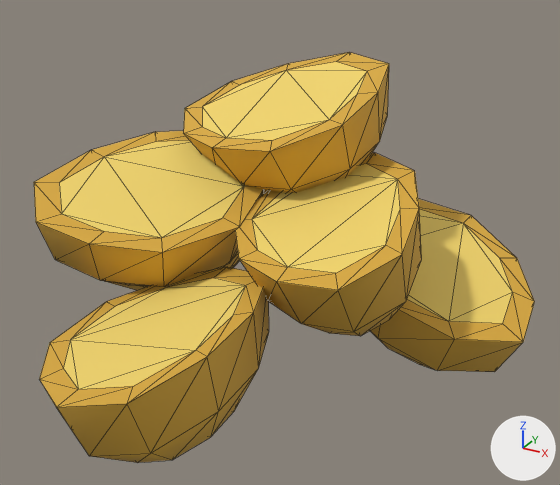
A saved change to the glTF model godot/assets/models/food/cachelos/cachelos_pieces.glb.
Camera for both pictures: a camera (50 mm lens) standing at (0.227, -0.368, 0.266) and looking at (0.03, -0.009, 0.086). Arrows for +X, +Y and +Z are at lower right; the lights stay in place. The older version comes first. Mesh edges are drawn as thin lines. Where no turn or scale is listed for an object, it has been applied to the vertices. Vertices at exactly the same position are counted once.

Objects in the first picture: 'cachelos_pieces_a', 'cachelos_pieces_b', 'cachelos_pieces_c'.
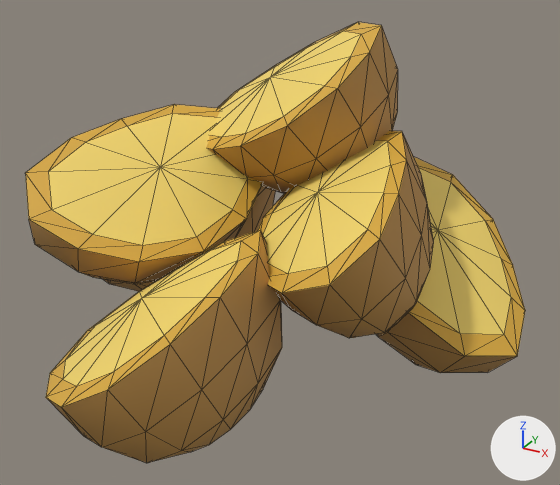
The change, as a diff of the scene's bpy script:
```diff
--- a/godot/assets/models/food/cachelos/cachelos_pieces.glb.py
+++ b/godot/assets/models/food/cachelos/cachelos_pieces.glb.py
@@ mat_atlas_cachelos @@
+mat_atlas_cachelos = bpy.data.materials.new('atlas_cachelos')
+# uses the picture img_atlas_cachelos_albedo
+# uses the picture img_atlas_cachelos_orm
@@ me_cachelos_pieces_a @@
 # used by ob_cachelos_pieces_a; parent = ob_cachelos_pieces; location = (0.0, 0.0, 0.0)
-me_cachelos_pieces_a.from_pydata(...)  # 123 vertices, 234 faces; spans x -0.172..0.166, y -0.163..0.122, z 0.0..0.084
-me_cachelos_pieces_a.materials.append(mat_mat_potato_cooked_dark)  # orange #d8a93c
-me_cachelos_pieces_a.materials.append(mat_mat_potato_cooked)  # yellow #f2d56b
+me_cachelos_pieces_a.from_pydata(...)  # 186 vertices, 360 faces; spans x -0.164..0.163, y -0.16..0.125, z 0.0..0.118
+# me_cachelos_pieces_a part 1: the loose piece of 41 vertices spanning x -0.172..-0.027, y -0.013..0.113, z 0.0..0.084 is rebuilt with 62 vertices and now spans x -0.164..-0.024, y -0.013..0.111, z 0.0..0.118
+# me_cachelos_pieces_a part 2: the loose piece of 41 vertices spanning x 0.024..0.166, y -0.002..0.122, z 0.0..0.082 is rebuilt with 62 vertices and now spans x 0.022..0.163, y 0.002..0.125, z 0.0..0.117
+# me_cachelos_pieces_a part 3: the loose piece of 41 vertices spanning x -0.053..0.051, y -0.163..-0.019, z 0.0..0.075 is rebuilt with 62 vertices and now spans x -0.053..0.059, y -0.16..-0.021, z 0.0..0.102
+me_cachelos_pieces_a.materials.append(mat_mat_food_potato_cooked)  # yellow #f2d56b
+me_cachelos_pieces_a.materials.append(mat_atlas_cachelos)
@@ me_cachelos_pieces_b @@
-me_cachelos_pieces_b.from_pydata(...)  # 82 vertices, 156 faces; spans x -0.114..0.116, y -0.079..0.062, z 0.045..0.127
-me_cachelos_pieces_b.materials.append(mat_mat_potato_cooked_dark)  # orange #d8a93c
-me_cachelos_pieces_b.materials.append(mat_mat_potato_cooked)  # yellow #f2d56b
+me_cachelos_pieces_b.from_pydata(...)  # 124 vertices, 240 faces; spans x -0.117..0.119, y -0.085..0.069, z 0.045..0.146
+# me_cachelos_pieces_b part 4: the loose piece of 41 vertices spanning x -0.114..0.008, y -0.079..0.059, z 0.045..0.127 is rebuilt with 62 vertices and now spans x -0.117..0.0, y -0.085..0.068, z 0.046..0.145
+# me_cachelos_pieces_b part 5: the loose piece of 41 vertices spanning x 0.0..0.116, y -0.072..0.062, z 0.045..0.126 is rebuilt with 62 vertices and now spans x 0.007..0.119, y -0.077..0.069, z 0.045..0.146
+me_cachelos_pieces_b.materials.append(mat_mat_food_potato_cooked)  # yellow #f2d56b
+me_cachelos_pieces_b.materials.append(mat_atlas_cachelos)
@@ me_cachelos_pieces_c @@
-me_cachelos_pieces_c.from_pydata(...)  # 41 vertices, 78 faces; spans x -0.0761..0.0659, y -0.0086..0.099, z 0.091..0.1776
-me_cachelos_pieces_c.materials.append(mat_mat_potato_cooked_dark)  # orange #d8a93c
-me_cachelos_pieces_c.materials.append(mat_mat_potato_cooked)  # yellow #f2d56b
+me_cachelos_pieces_c.from_pydata(...)  # 62 vertices, 120 faces; spans x -0.0733..0.0713, y -0.0058..0.0979, z 0.091..0.2014
+# me_cachelos_pieces_c part 6: the whole mesh is rebuilt
+me_cachelos_pieces_c.materials.append(mat_mat_food_potato_cooked)  # yellow #f2d56b
+me_cachelos_pieces_c.materials.append(mat_atlas_cachelos)
```

What differs and where, as boxes [x1, y1, x2, y2] in the pictures (560 x 485 px):
'cachelos_pieces_b', reshaped (14% taller): before [34, 131, 422, 336]; after [25, 104, 434, 338]
'cachelos_pieces_a', reshaped, recoloured (16% taller): before [39, 199, 535, 463]; after [46, 157, 525, 463]
'cachelos_pieces_c', reshaped, recoloured (7% narrower, 21% taller): before [184, 52, 389, 193]; after [207, 22, 398, 193]
part 1 of me_cachelos_pieces_a, rebuilt (mostly hidden): before [105, 252, 240, 290]; after [103, 186, 276, 291]
part 2 of me_cachelos_pieces_a, rebuilt (10% narrower, 25% taller): before [370, 199, 535, 372]; after [376, 157, 525, 373]
part 3 of me_cachelos_pieces_a, rebuilt (19% taller): before [39, 267, 269, 463]; after [46, 230, 282, 463]
part 4 of me_cachelos_pieces_b, rebuilt (16% taller): before [34, 131, 264, 286]; after [25, 104, 263, 284]
part 5 of me_cachelos_pieces_b, rebuilt (13% taller): before [235, 153, 422, 336]; after [258, 131, 434, 338]
